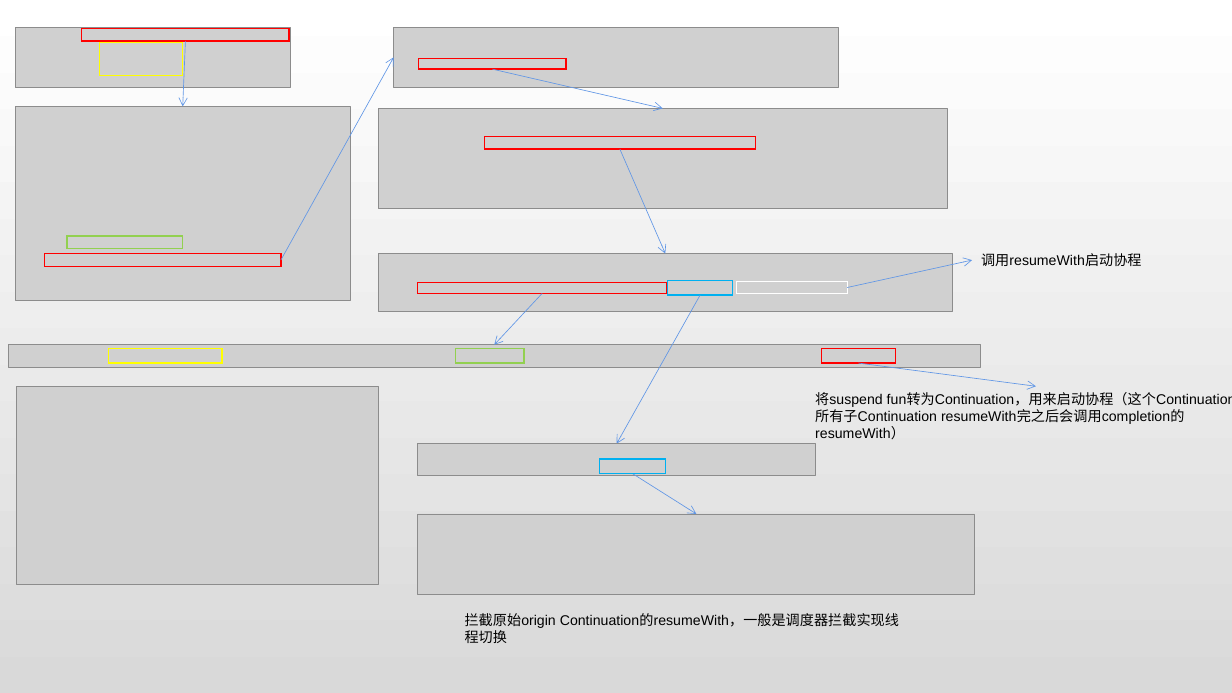
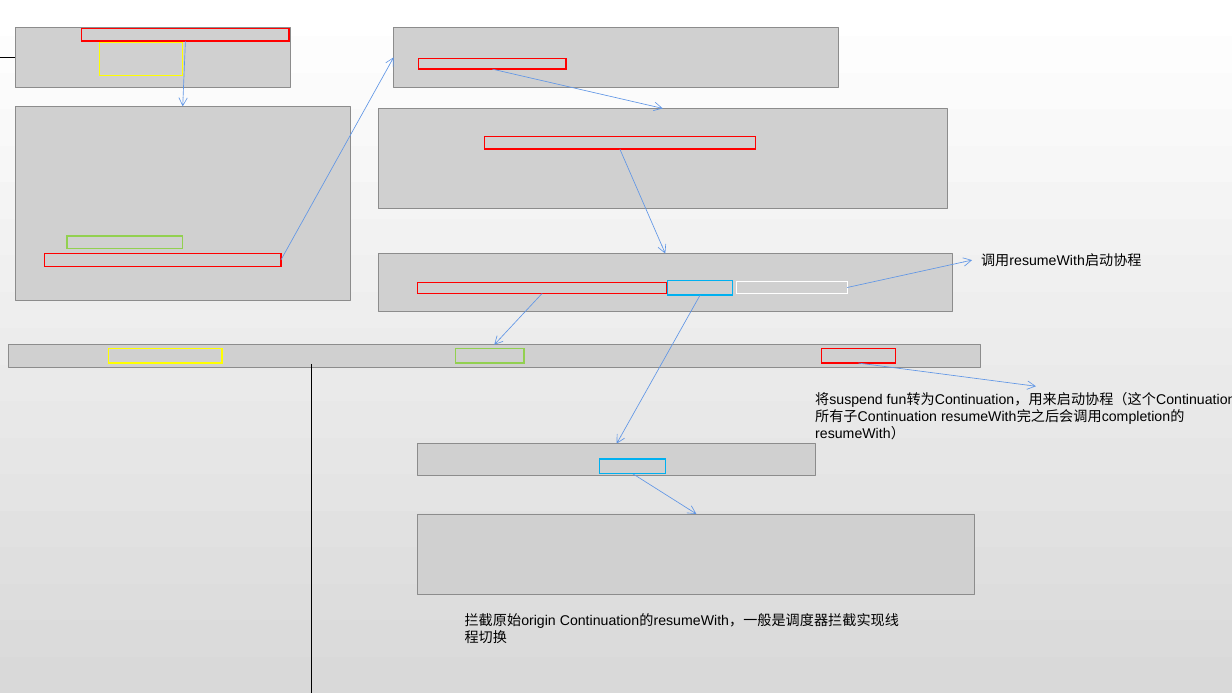
Before and after one commit to RhythmCoderZZF/MyStudySummary, a slide deck: slide 4 of kotlin/coroutine/_1coroutine核心.pptx. Drawn at 1232x693 pixels with LibreOffice and Linux fonts; fonts in the diff are those of the drawing; grey boxes stand for pictures; background and template pictures are left out. Boxes give left, top, right and bottom in pixels: in the first picture for what was removed or moved away, otherwise in the second. Text is boxed around its words. In the diff, an @@ line names an element or a change of style, - is before the commit and + after.

```diff
--- a/kotlin/coroutine/_1coroutine核心.pptx
+++ b/kotlin/coroutine/_1coroutine核心.pptx
@@ elbow arrow added from (15, 57) to (0, 693), #000000 0.5 pt @@
@@ picture removed at box(17, 386, 378, 585) @@
@@ elbow arrow added from (311, 364) to (1021, 693), #000000 0.5 pt @@
```
Also in this commit, not shown: 2 other slides changed, 1 other file.
